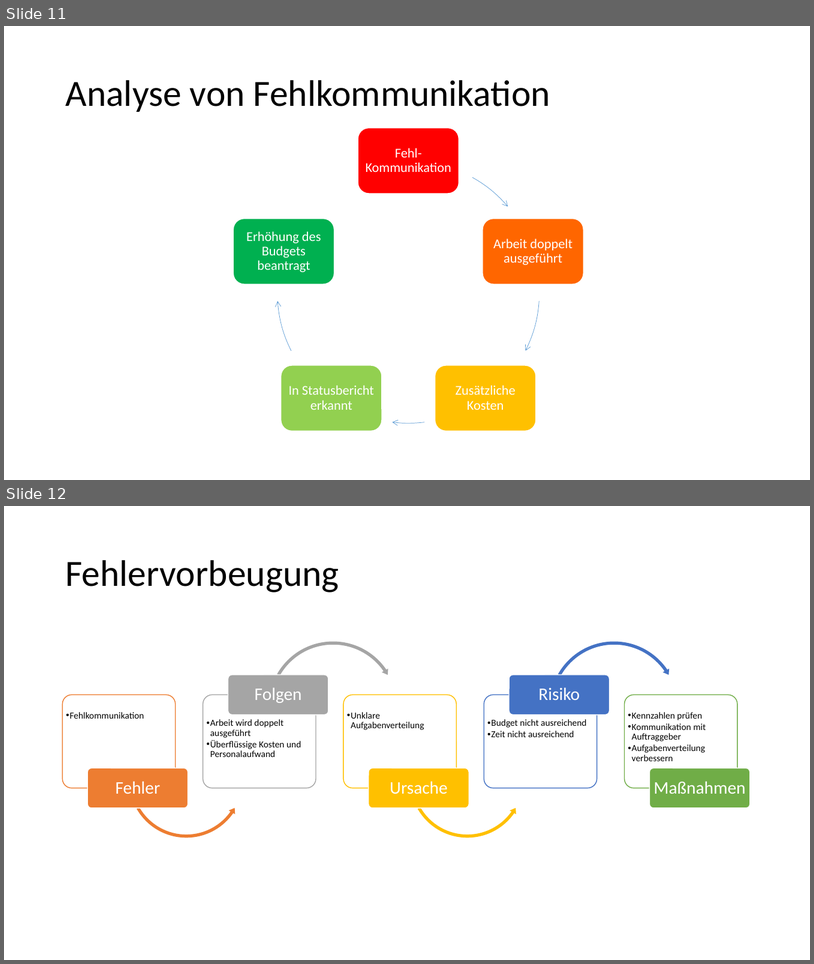
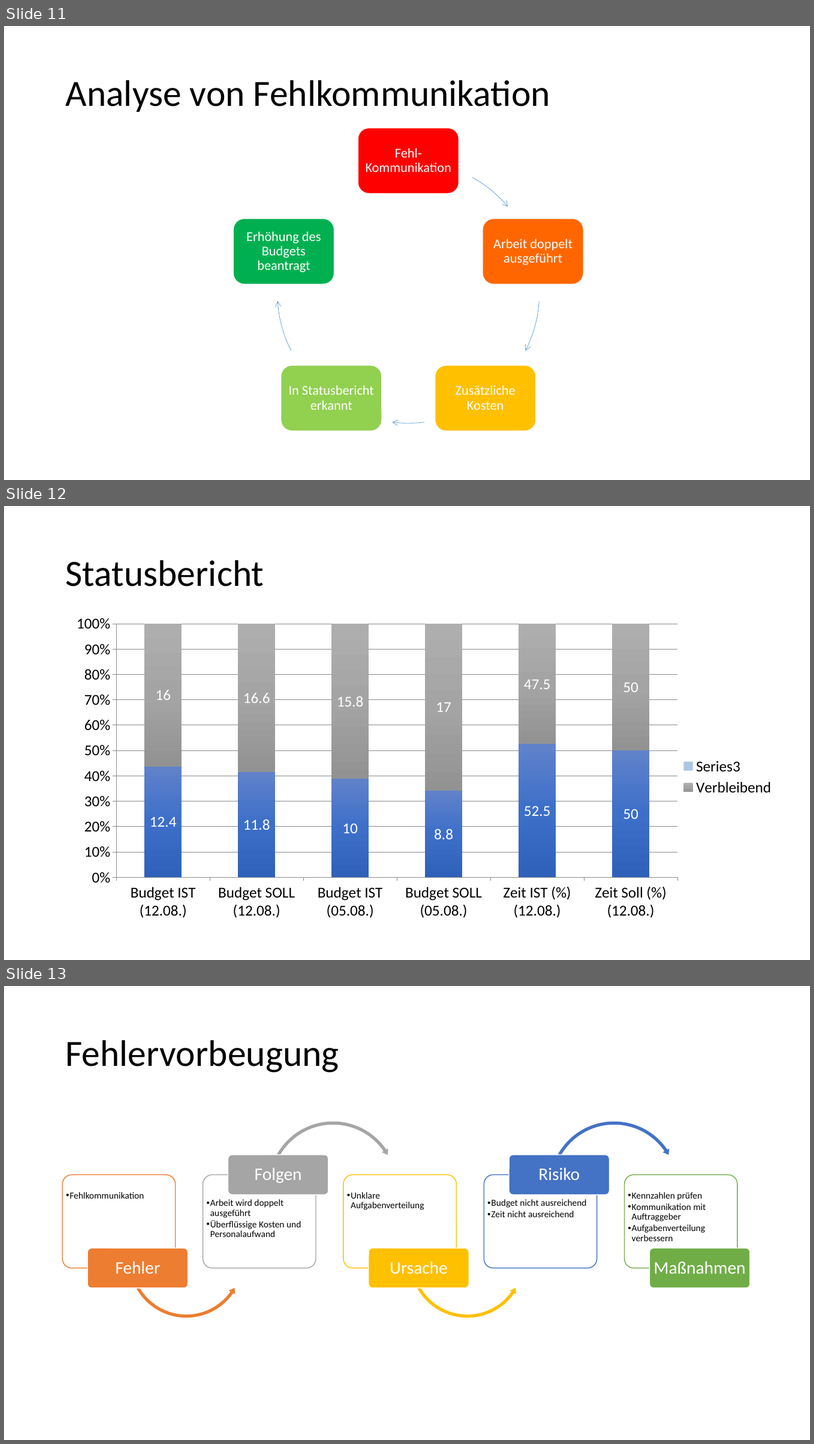
Before and after one commit to Masterarth/PM, a slide deck: documents/projectmanagement/Praesentationen/Vorstellung_Zwischenpräsentation_Final.pptx. Shown one above the other, each under a label of ours: slides 11 and 12 before the commit, slides 11, 12 and 13 after it. The pictures are 814x964 and 814x1444 pixels, drawn with LibreOffice and Linux fonts; fonts in the diff are those of the drawing. Boxes give left, top, right and bottom in pixels: in the first picture for what was removed or moved away, otherwise in the second. Text is boxed around its words. In the diff, an @@ line names an element or a change of style, - is before the commit and + after.

Commit message:
- changed: Zwischenpräsentation -> Kennzahlenübersicht - changed: Statusbericht 5 (12.08.) Kennzahlenübersicht verbessert

```diff
--- a/documents/projectmanagement/Praesentationen/Vorstellung_Zwischenpräsentation_Final.pptx
+++ b/documents/projectmanagement/Praesentationen/Vorstellung_Zwischenpräsentation_Final.pptx
@@ slide 12 added at bbox=[4, 506, 810, 960], background #FFFFFF @@
@@ title added at bbox=[65, 560, 264, 586], 44 pt, text #000000 @@
+Statusbericht
@@ column stacked 100% chart added at bbox=[50, 611, 782, 942] @@
+categories: Budget IST (12.08.), Budget SOLL (12.08.), Budget IST (05.08.), Budget SOLL (05.08.), Zeit IST (%) (12.08.), Zeit Soll (%) (12.08.)
+Series 1: 12.4, 11.8, 10, 8.8, 52.5, 50
+Verbleibend: 16, 16.6, 15.8, 17, 47.5, 50
+: -, -, -, -, -, -
@@ what was slide 12 is now slide 13 @@
```
Also in this commit, not shown: 1 other file.
